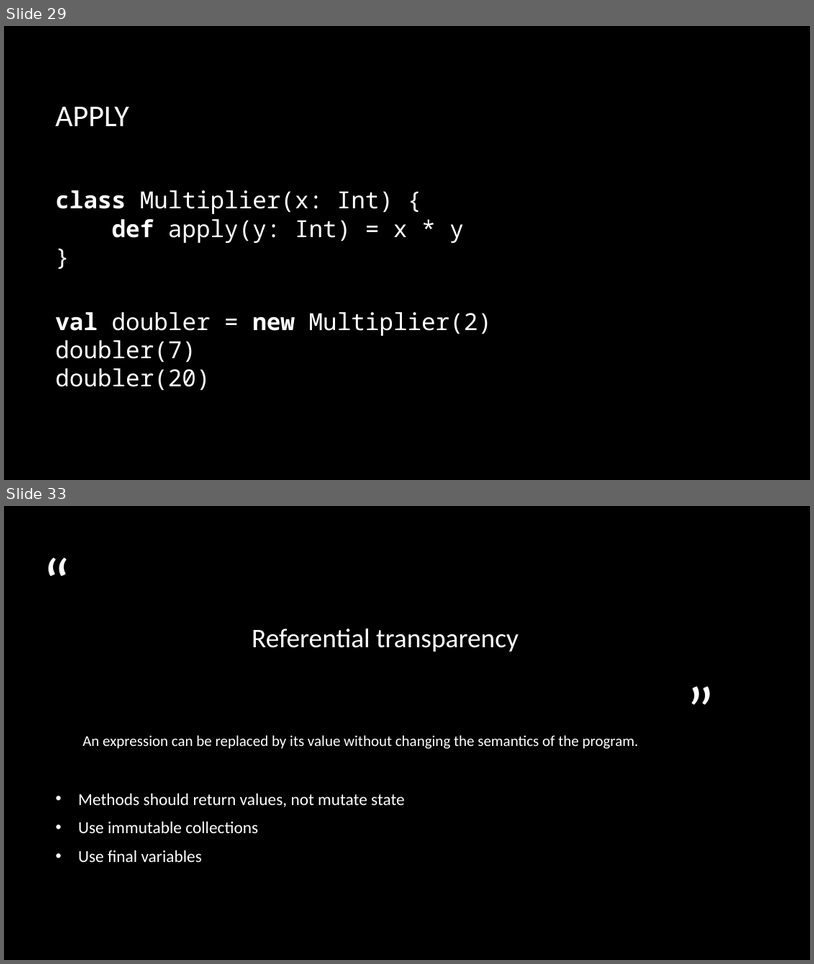
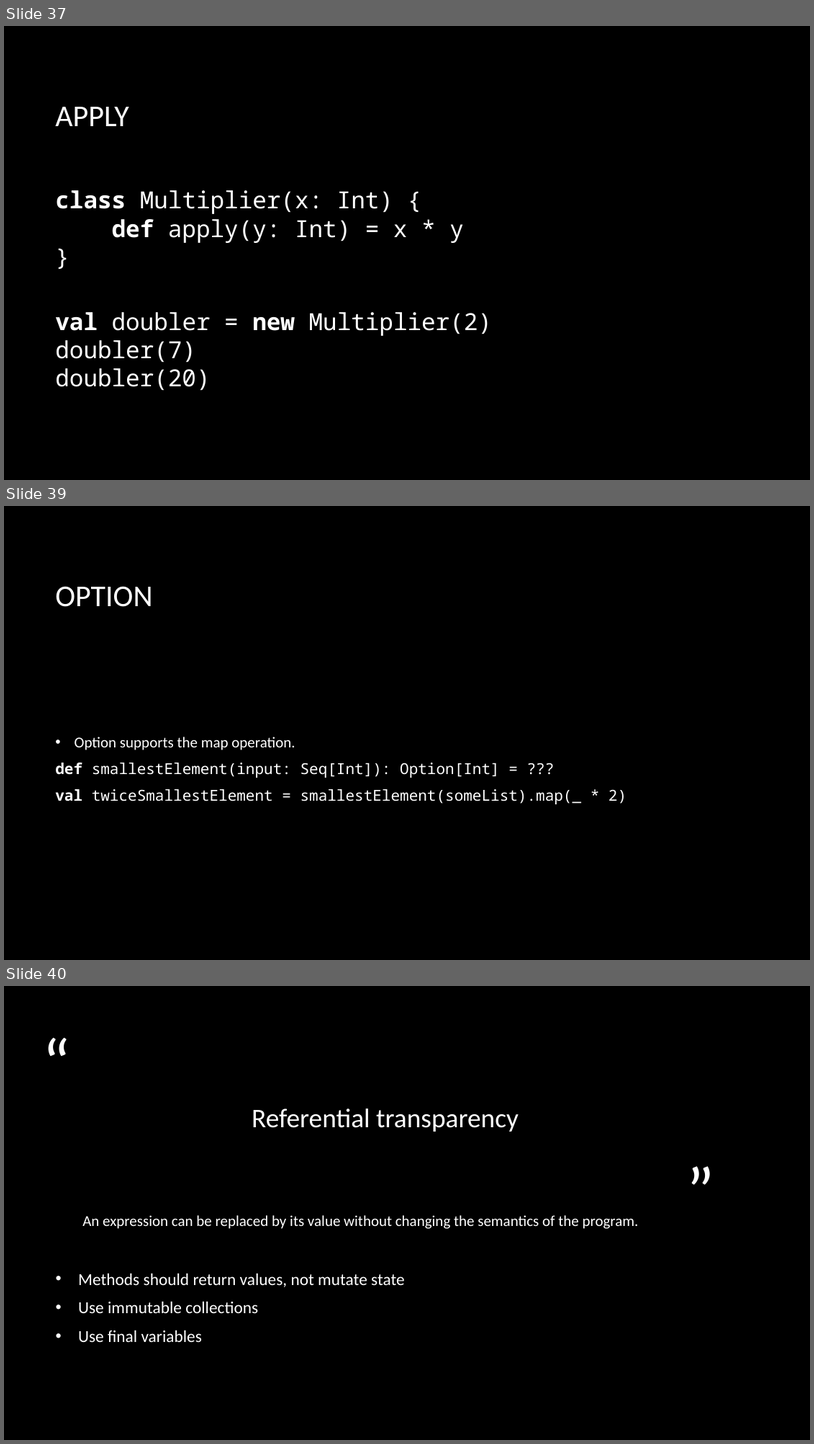
Before and after one commit to briangordon/scala-demo, a slide deck: scala-demo.pptx. Shown one above the other, each under a label of ours: slides 29 and 33 before the commit, slides 37, 39 and 40 after it; the slides between them are not shown. The pictures are 814x964 and 814x1444 pixels, drawn with LibreOffice and Linux fonts; fonts in the diff are those of the drawing; background and template pictures are left out. Boxes give left, top, right and bottom in pixels: in the first picture for what was removed or moved away, otherwise in the second. Text is boxed around its words. In the diff, an @@ line names an element or a change of style, - is before the commit and + after.

```diff
--- a/scala-demo.pptx
+++ b/scala-demo.pptx
@@ slide 39 added at (x1=4, y1=506, x2=810, y2=960), background picture (left out) @@
@@ title added at (x1=55, y1=586, x2=152, y2=607), 36 pt, text #FFFFFF @@
+OPTION
@@ text added at (x1=55, y1=736, x2=627, y2=804), 18 pt, text #FFFFFF @@
+• Option supports the map operation.
+def smallestElement(input: Seq[Int]): Option[Int] = ???
+val twiceSmallestElement = smallestElement(someList).map(_ * 2)
@@ what was slide 29 is now slide 37 @@
@@ what was slide 33 is now slide 40 @@
```
Also in this commit, not shown: 6 slides changed, 14 other slides added, 6 other files.
